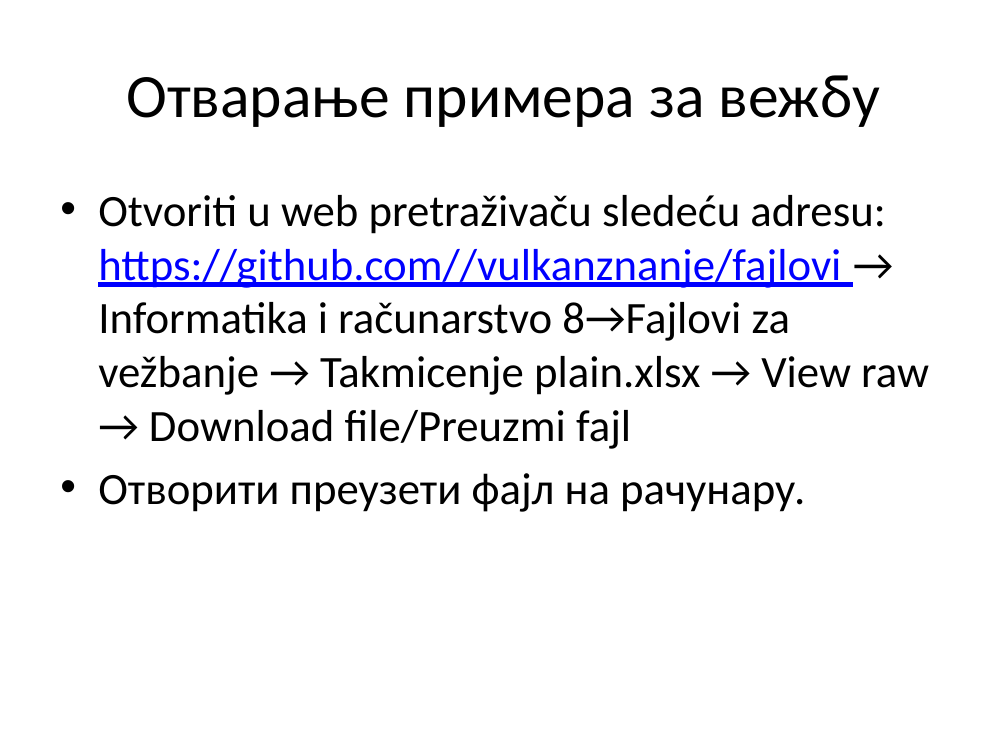
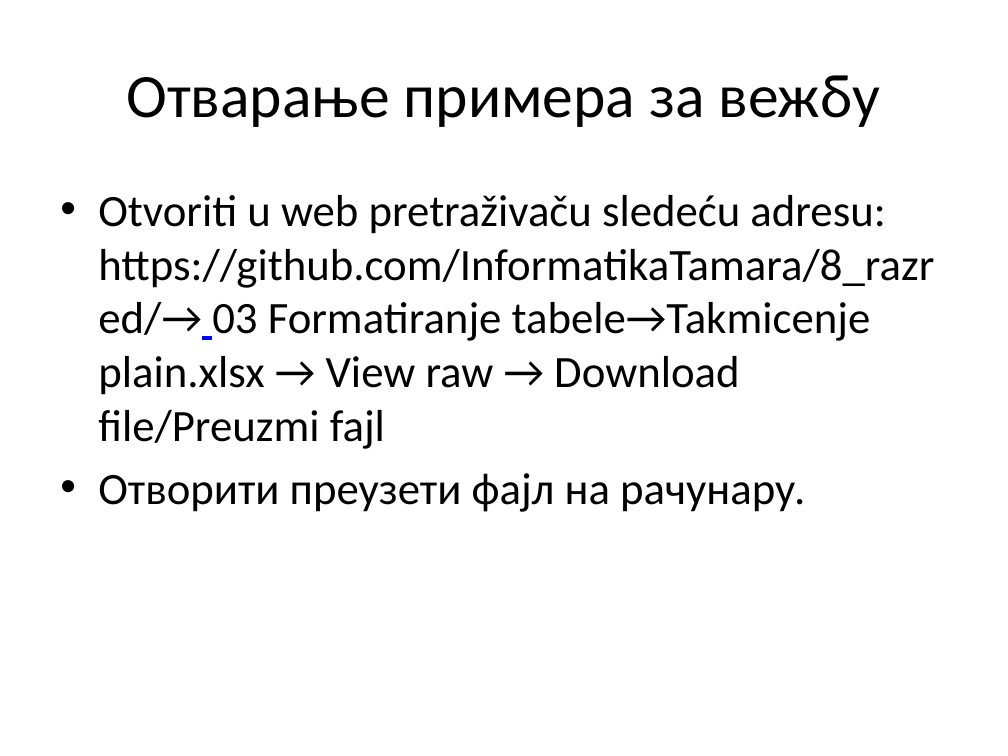
Before and after one commit to InformatikaTamara/8_razred, a slide deck: slide 2 of 03 Форматирање табеле/Форматирање табеле презентација.pptx. Drawn at 1008x756 pixels with LibreOffice and Linux fonts; fonts in the diff are those of the drawing; background and template pictures are left out. Boxes give left, top, right and bottom in pixels: in the first picture for what was removed or moved away, otherwise in the second. Text is boxed around its words. In the diff, an @@ line names an element or a change of style, - is before the commit and + after.

```diff
--- a/03 Форматирање табеле/Форматирање табеле презентација.pptx
+++ b/03 Форматирање табеле/Форматирање табеле презентација.pptx
@@ text at [98, 195, 934, 449]: text changed @@
-• Otvoriti u web pretraživaču sledeću adresu: https://github.com//vulkanznanje/fajlovi → Informatika i računarstvo 8→Fajlovi za vežbanje → Takmicenje plain.xlsx → View raw → Download file/Preuzmi fajl
+• Otvoriti u web pretraživaču sledeću adresu: https://github.com/InformatikaTamara/8_razred/→ 03 Formatiranje tabele→Takmicenje plain.xlsx → View raw → Download file/Preuzmi fajl
```
Also in this commit, not shown: 1 other slide changed.
